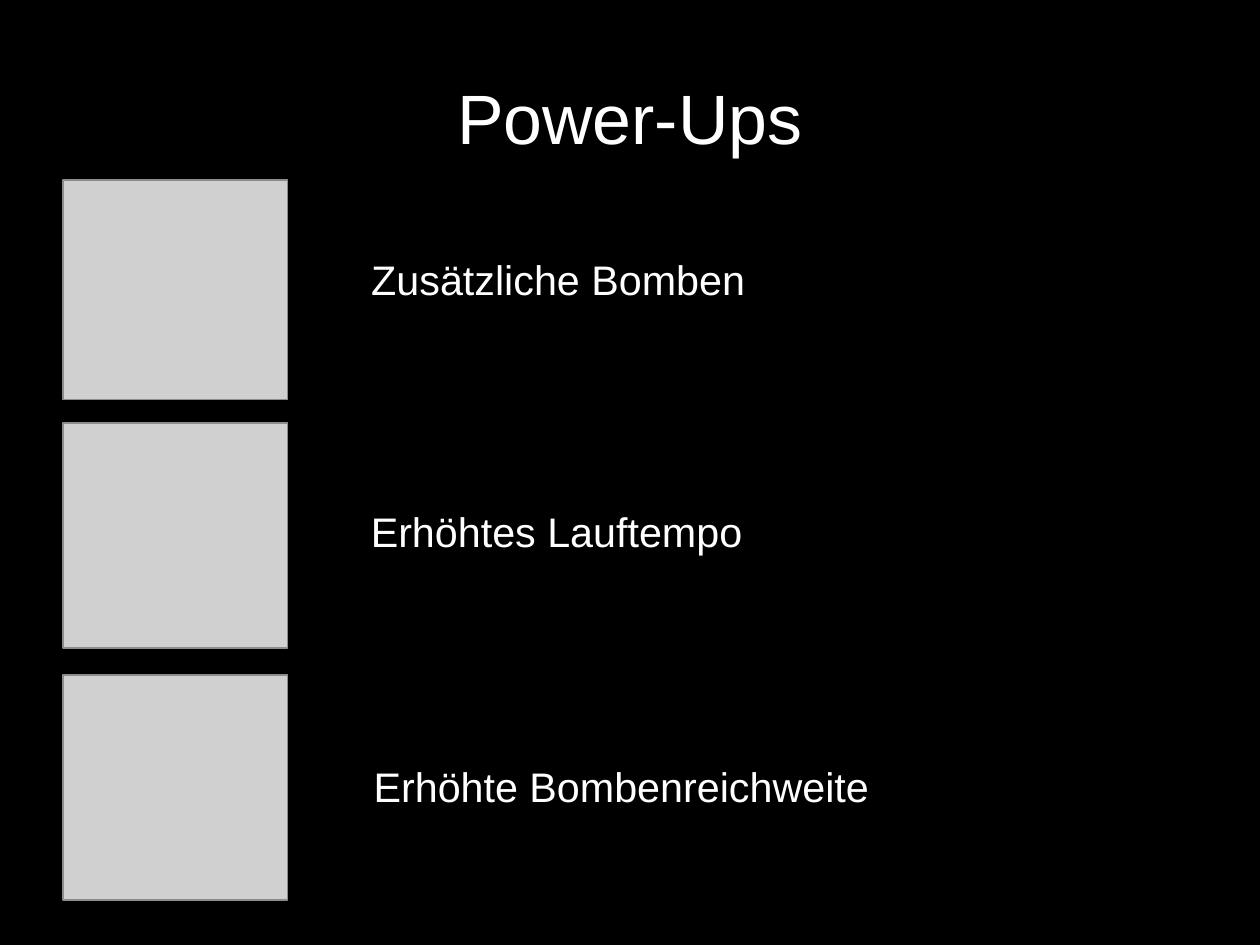
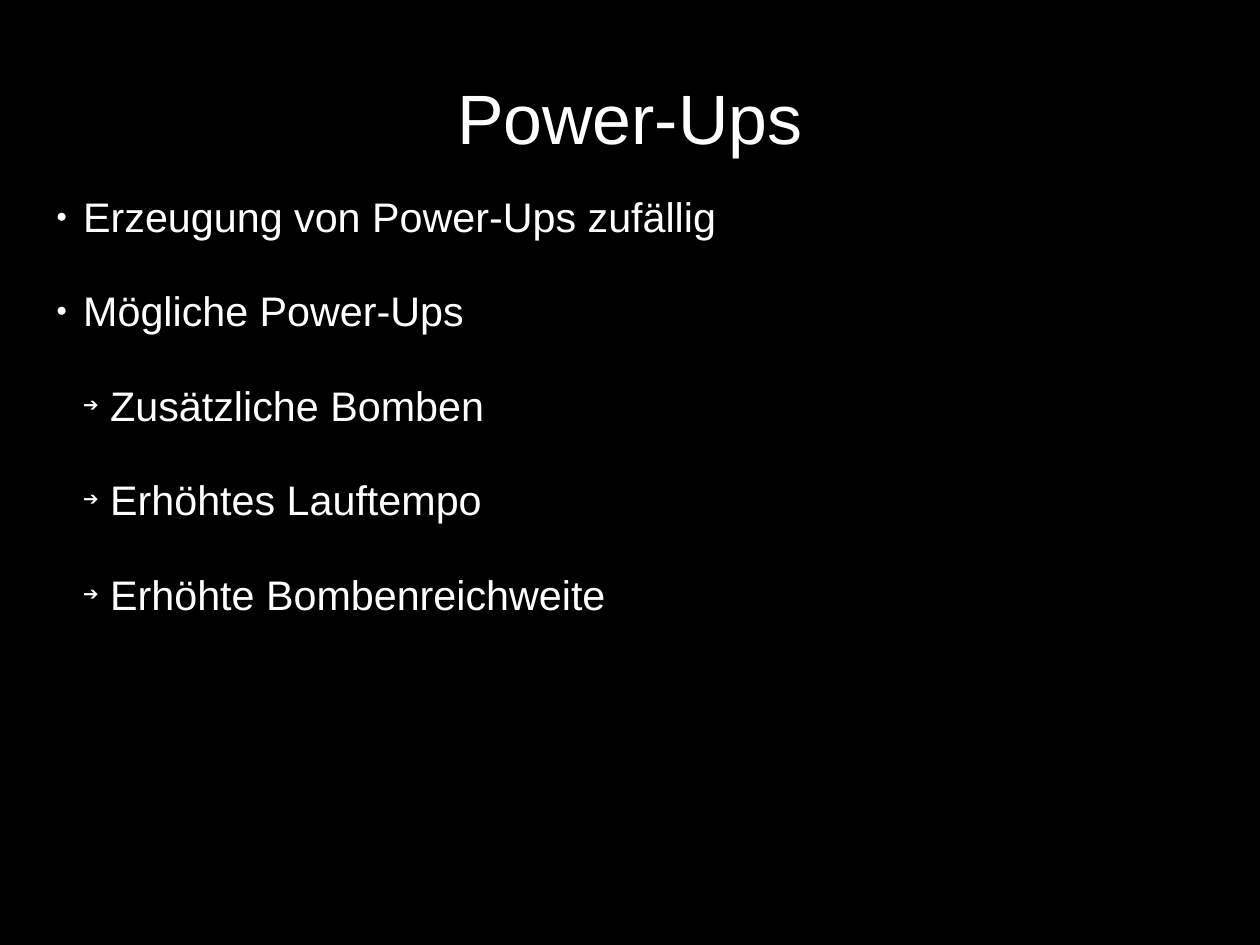
Before and after one commit to benediktibk/bomberman, a slide deck: slide 7 of documents/presentation/presentation.odp. Drawn at 1260x945 pixels with LibreOffice and Linux fonts; fonts in the diff are those of the drawing; grey boxes stand for pictures. Boxes give left, top, right and bottom in pixels: in the first picture for what was removed or moved away, otherwise in the second. Text is boxed around its words. In the diff, an @@ line names an element or a change of style, - is before the commit and + after.

Commit message:
improved presentation

```diff
--- a/documents/presentation/presentation.odp
+++ b/documents/presentation/presentation.odp
@@ picture removed at bbox=[63, 180, 288, 399] @@
@@ text added at bbox=[83, 202, 716, 611], 26 pt, text #FFFFFF @@
+● Erzeugung von Power-Ups zufällig
+● Mögliche Power-Ups
+  ➔ Zusätzliche Bomben
+  ➔ Erhöhtes Lauftempo
+  ➔ Erhöhte Bombenreichweite
@@ text removed at bbox=[371, 265, 745, 296] @@
-Zusätzliche Bomben
@@ picture removed at bbox=[63, 423, 288, 648] @@
@@ text removed at bbox=[371, 517, 742, 555] @@
-Erhöhtes Lauftempo
@@ picture removed at bbox=[63, 676, 288, 901] @@
@@ text removed at bbox=[374, 772, 868, 803] @@
-Erhöhte Bombenreichweite
```
Also in this commit, not shown: 2 other slides changed.
